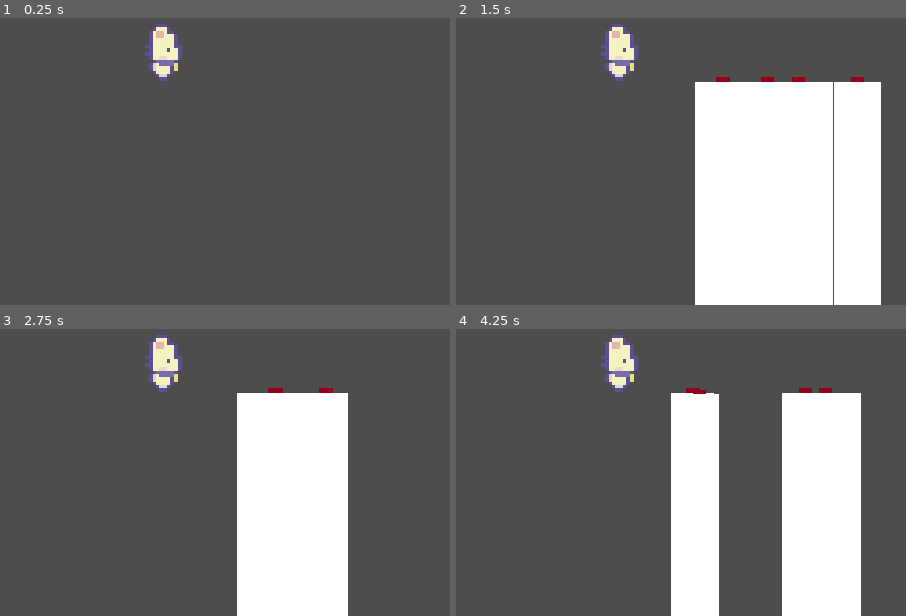
Above: before the commit, frames 1-4 (two rows, left to right).
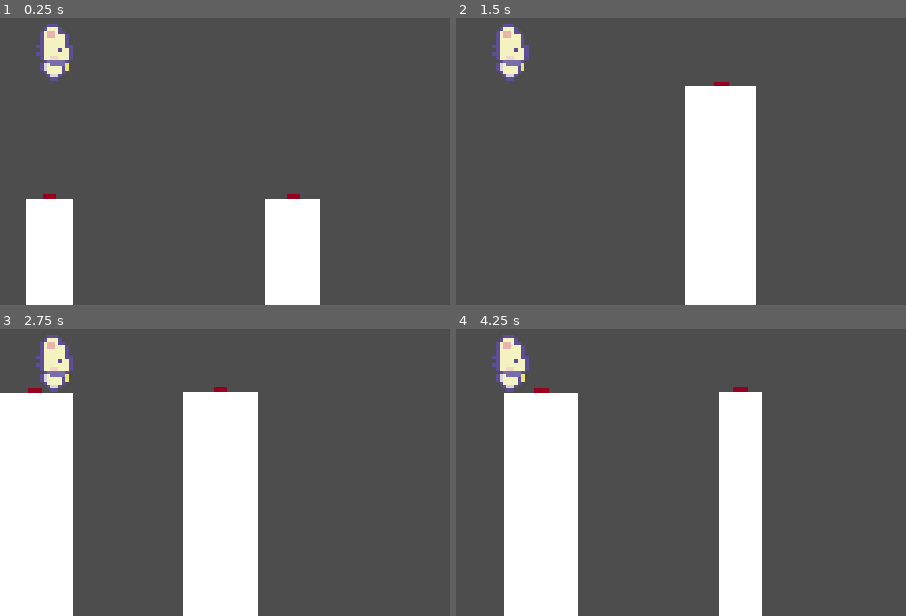
Above: after the commit, the same moments.

Repository: kotofeyy/StickBoss2
Game: Godot game, scene res://Scenes/main.tscn
Two runs of this game, one before a commit and one after it. Both use one fixed random seed, a clock stepped at 60 frames per second and the inputs below.
Inputs:
- Up to frame 1 (0.25 s): no input
- Up to frame 2 (1.5 s): tap Enter (ui_accept) at 0.5, 0.6, 0.77, 1.07, 1.35 s
- Up to frame 3 (2.75 s): tap Enter (ui_accept) at 1.52, 1.82, 2.1 s
- Up to frame 4 (4.25 s): tap Enter (ui_accept) at 2.85, 3.02, 3.32, 3.6, 3.77, 4.07 s

The runs differ from the first frame. In frame 1, 11% of the frame differs, in the area x 5-72%, y 2-100%; in frame 2, 26%; in frame 3, 40%; in frame 4, 45%, in the area x 8-90%, y 2-100%.

Commit message:
Платформы спавнятся, перехожу от платформы к платформе

Diff:
--- a/Code/main.gd
+++ b/Code/main.gd
@@ -1,18 +1,47 @@
 extends Node2D
 
+
+@onready var player: Control = $Player
+
+
 var platform_preload: PackedScene = preload("res://Scenes/platform.tscn")
+var platfrom_1: Platform
+var platfrom_2: Platform
 
 
 func _ready() -> void:
-	pass
+	start_game()
 
 
-func _process(delta: float) -> void:
-	pass
+func start_game() -> void:
+	platfrom_1 = null
+	platfrom_2 = null
+	platfrom_1 = platform_preload.instantiate()
+	platfrom_2 = platform_preload.instantiate()
+
+
+	add_child(platfrom_1)
+	platfrom_1.position.x = 0
+	add_child(platfrom_2)
+
+	player.position.x = (platfrom_1.position.x + platfrom_1.get_size_x()) - 20
+
+
+func move_player_to_platform() -> void:
+	var tween = get_tree().create_tween()
+	tween.tween_property(player, "position:x", platfrom_2.position.x + platfrom_2.get_size_x() - 20, 0.5)
+	tween.finished.connect(spawn_next_platform)
+
+
+func spawn_next_platform() -> void:
+	var min_pos_x = platfrom_2.position.x + 200
+	var max_pos_x = platfrom_2.position.x + 420
+	platfrom_2 = platform_preload.instantiate()
+	platfrom_2.min_position_x = min_pos_x
+	platfrom_2.max_position_x = max_pos_x
+	add_child(platfrom_2)
 
 
 func _unhandled_input(event: InputEvent) -> void:
 	if Input.is_action_just_pressed("ui_accept"):
-		print("ui_accept")
-		var platform: Platform = platform_preload.instantiate()
-		add_child(platform)
+		move_player_to_platform()
--- a/Code/platform.gd
+++ b/Code/platform.gd
@@ -3,27 +3,37 @@
 @onready var center: ColorRect = $Center
 @onready var main: ColorRect = $Main
 
+var min_position_x = 200
+var max_position_x = 420
+
+var can_remove: bool = false
+
 
 func _ready() -> void:
-	print("im there")
 	random_position()
 	random_size()
 	center.position.x = (main.size.x - center.size.x) / 2
 	var tween = get_tree().create_tween()
 	tween.set_trans(Tween.TRANS_ELASTIC)
-	tween.tween_property(self, "position:y", 640, 0.3)
-	await get_tree().create_timer(1.0).timeout
-	print("timeout")
-	queue_free()
+	tween.tween_property(self, "position:y", 640, 0.5)
+	tween.finished.connect(func():
+		can_remove = true
+	)
 
 
 func random_position() -> void:
-	position.x = randi_range(200, 420)
+	position.x = randi_range(min_position_x, max_position_x)
 
 
 func random_size() -> void:
-	main.size.x = randi_range(40, 90)
+	if main:
+		main.size.x = randi_range(40, 90)
 
 
-func _process(delta: float) -> void:
-	pass
+func get_size_x() -> int:
+	return main.size.x
+
+
+func _on_visible_on_screen_enabler_2d_screen_exited() -> void:
+	if can_remove:
+		queue_free()
--- a/Scenes/main.tscn
+++ b/Scenes/main.tscn
@@ -61,8 +61,12 @@
 offset_top = 607.0
 offset_right = 221.0
 offset_bottom = 647.0
+pivot_offset = Vector2(20, 40)
 
 [node name="AnimatedSprite2D" type="AnimatedSprite2D" parent="Player"]
 scale = Vector2(4, 4)
 sprite_frames = SubResource("SpriteFrames_6bp64")
 animation = &"walk"
+
+[node name="Camera2D" type="Camera2D" parent="Player"]
+position = Vector2(190, -163)
--- a/Scenes/platform.tscn
+++ b/Scenes/platform.tscn
@@ -24,3 +24,6 @@
 offset_bottom = 250.0
 
 [node name="VisibleOnScreenEnabler2D" type="VisibleOnScreenEnabler2D" parent="."]
+
+[connection signal="screen_entered" from="VisibleOnScreenEnabler2D" to="." method="_on_visible_on_screen_enabler_2d_screen_entered"]
+[connection signal="screen_exited" from="VisibleOnScreenEnabler2D" to="." method="_on_visible_on_screen_enabler_2d_screen_exited"]
--- a/project.godot
+++ b/project.godot
@@ -25,6 +25,7 @@
 window/size/viewport_width=500
 window/size/viewport_height=888
 window/stretch/mode="canvas_items"
+window/stretch/aspect="keep_height"
 
 [rendering]
 
